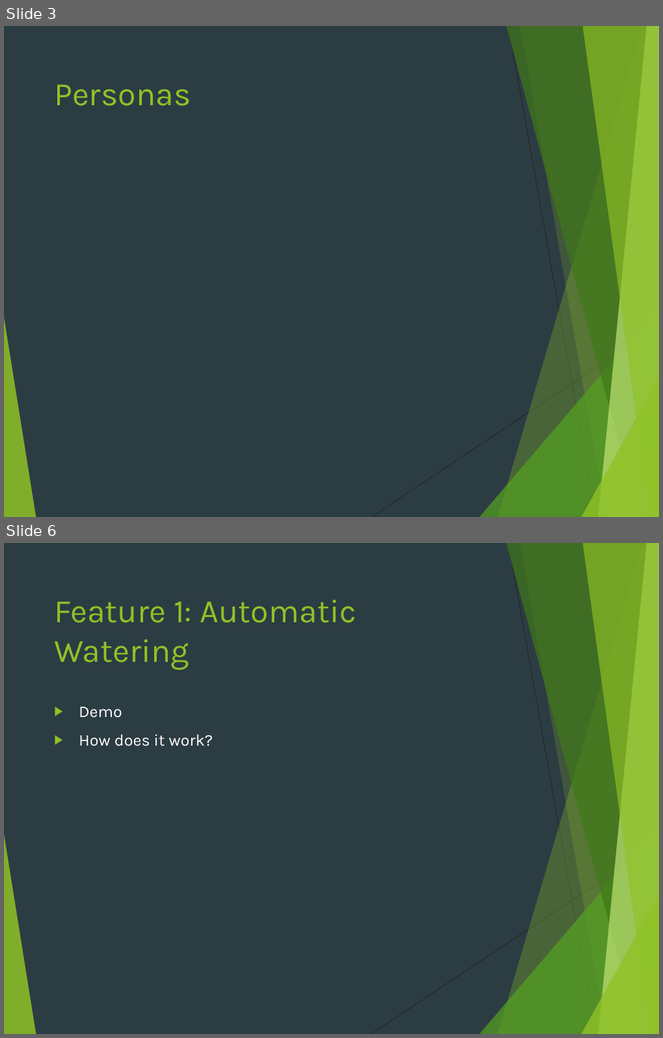
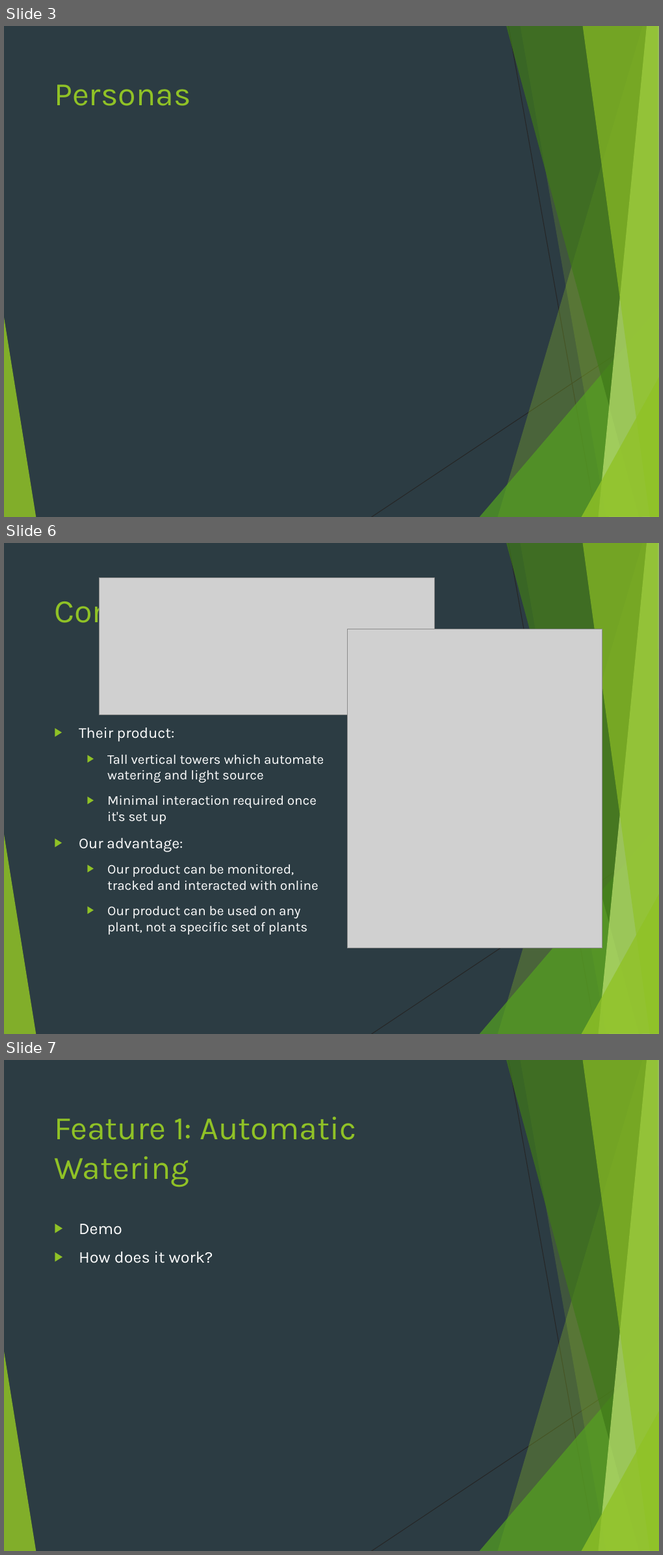
Before and after one commit to deanwedgbury/testRepo, a slide deck: PlantBuddy.pptx. Shown one above the other, each under a label of ours: slides 3 and 6 before the commit, slides 3, 6 and 7 after it; the slides between them are not shown. The pictures are 663x1038 and 663x1555 pixels, drawn with LibreOffice and Linux fonts; fonts in the diff are those of the drawing; grey boxes stand for pictures. Boxes give left, top, right and bottom in pixels: in the first picture for what was removed or moved away, otherwise in the second. Text is boxed around its words. In the diff, an @@ line names an element or a change of style, - is before the commit and + after.

```diff
--- a/PlantBuddy.pptx
+++ b/PlantBuddy.pptx
@@ slide 6 added at [4,543,659,1034], background #2C3C43; not listed: 10 template elements that a slide beside it also shows @@
@@ picture added at [100,578,434,715] @@
@@ title added at [54,593,240,631], 36 pt, text #90C226 @@
+Competitors
@@ picture added at [347,629,602,949] @@
@@ text added at [79,728,324,935], 14.8 pt, text #FFFFFF @@
+▶ Their product:
+  ▶ Tall vertical towers which automate watering and light source
+  ▶ Minimal interaction required once it's set up
+▶ Our advantage:
+  ▶ Our product can be monitored, tracked and interacted with online
+  ▶ Our product can be used on any plant, not a specific set of plants
@@ what was slide 6 is now slide 7 @@
```
Also in this commit, not shown: 2 slides changed.
